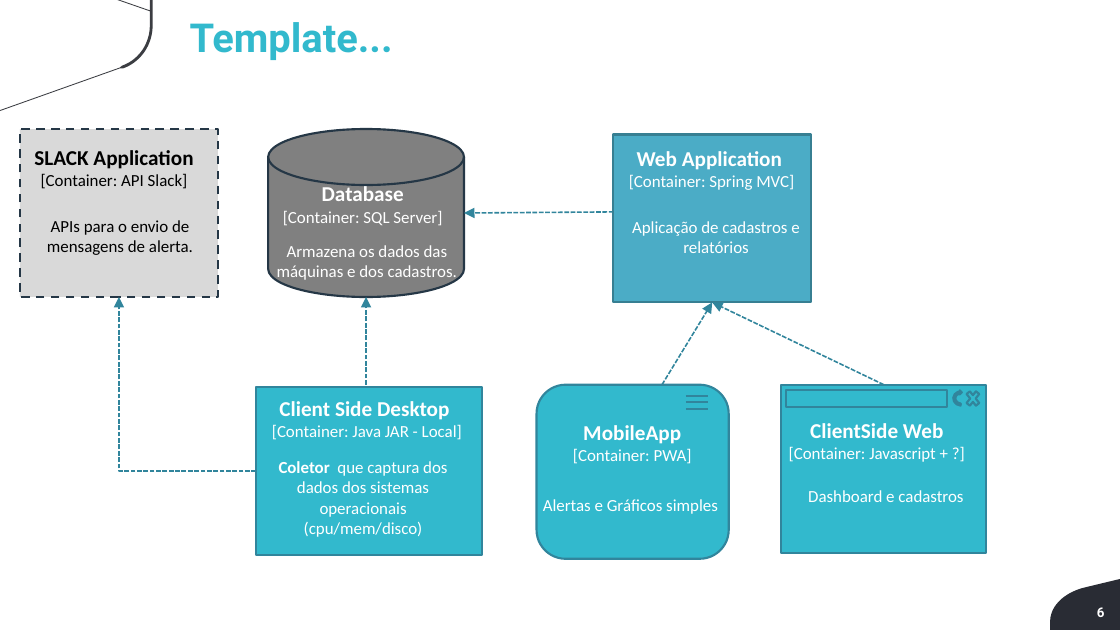
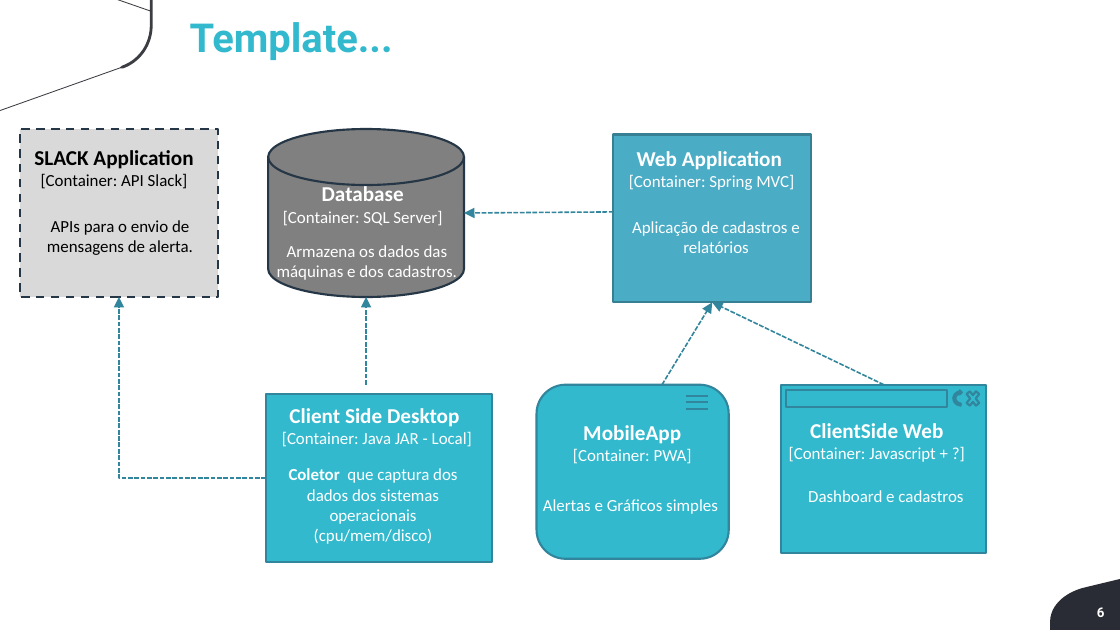
Before and after one commit to Luis-Silva80/grupo05-adsa, a slide deck: slide 6 of Documentação/EngenhariaDeSoftware/Engenharia de Sofware - Exercicio em Grupo v1.pptx. Drawn at 1120x630 pixels with LibreOffice and Linux fonts; fonts in the diff are those of the drawing; background and template pictures are left out. Boxes give left, top, right and bottom in pixels: in the first picture for what was removed or moved away, otherwise in the second. Text is boxed around its words. In the diff, an @@ line names an element or a change of style, - is before the commit and + after.

```diff
--- a/Documentação/EngenhariaDeSoftware/Engenharia de Sofware - Exercicio em Grupo v1.pptx
+++ b/Documentação/EngenhariaDeSoftware/Engenharia de Sofware - Exercicio em Grupo v1.pptx
@@ elbow arrow moved from (256, 471) - (119, 297) to (266, 478) - (119, 297) @@
@@ 2 texts, 1 rectangle moved together from (x1=256, y1=387, x2=482, y2=555) to (x1=266, y1=394, x2=491, y2=562) @@
```
Also in this commit, not shown: 1 other slide changed.
